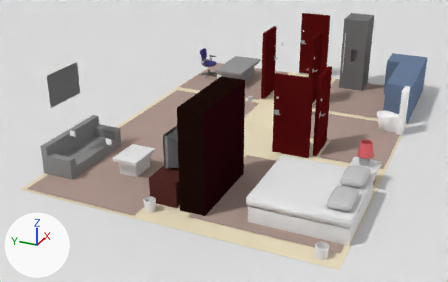
What one commit did to the Blender file app/blender/evening.blend.
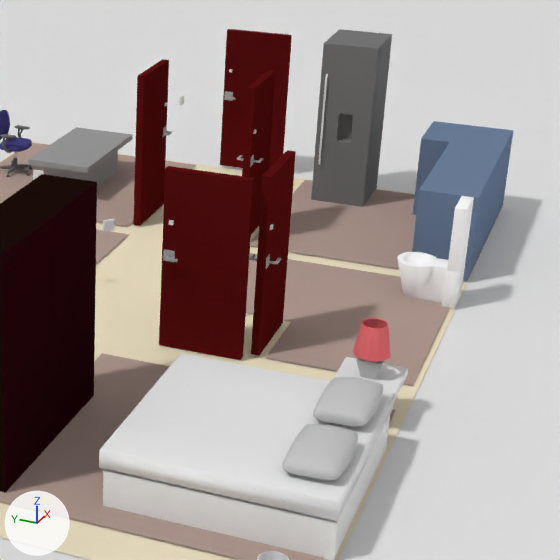
Each version is shown whole from a 50 mm camera at (-13.9, -5.32, 6.49) aimed at (-0.76, 0.6, -0.07), then close up on the part from 45% to 100% of the width and 0% to 87% of the height. The lights are fixed; the arrows at lower left show +X, +Y and +Z.

Before the edit, the objects in view are built like this:
```python
me_cube_022 = bpy.data.meshes.new('Cube.022')
me_cube_022.from_pydata(...)  # 61 vertices, 57 faces; spans x -0.38..0.33, y -0.14..0.54, z -1.01..1.15
me_cube_022.materials.append(mat_frigo)  # grey #777777
me_plane_003 = bpy.data.meshes.new('Plane.003')
me_plane_003.from_pydata([(-1.0, -1.0, 0.0), (1.0, -1.0, 0.0), (-1.0, 1.0, 0.0), (1.0, 1.0, 0.0)], [], [(0, 1, 3, 2)])
me_plane_009 = bpy.data.meshes.new('Plane.009')
me_plane_009.from_pydata([(-1.0, -1.0, 0.0), (1.0, -1.0, 0.0), (-1.0, 1.0, 0.0), (1.0, 1.0, 0.0)], [], [(0, 1, 3, 2)])
me_plane_009.materials.append(mat_carpet)  # beige #b19a91
ob_fridge = bpy.data.objects.new('fridge', me_cube_022)
ob_fridge.location = (4.44, -1.47, 1.01)
ob_fridge.rotation_euler = (0.0, 0.0, -1.571)  # degrees (0, 0, -90)
ob_ground = bpy.data.objects.new('ground', me_plane_003)
ob_ground.location = (0.0, 0.0, -0.01)
ob_ground.scale = (30.0, 30.0, 30.0)
ob_kitchencarpet = bpy.data.objects.new('kitchenCarpet', me_plane_009)
ob_kitchencarpet.location = (3.53, -2.13, 0.02)
ob_kitchencarpet.scale = (1.38, 1.33, 1.53)
# also in view: 'bedroomDoor' at (-0.96, -1.24, 0.99); 'bathroomCarpet' at (0.53, -2.11, 0.02); 'officeDoor' at (2.69, 0.71, 1.0); 'officeCarpet' at (3.53, 2.12, 0.02); 'bedroom_table' at (-1.67, -3.15, 0.23)
```
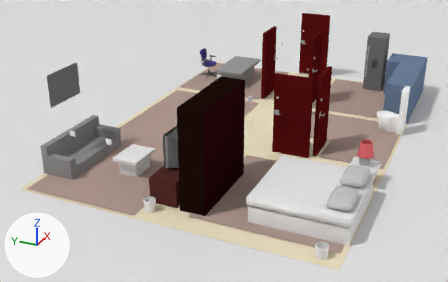
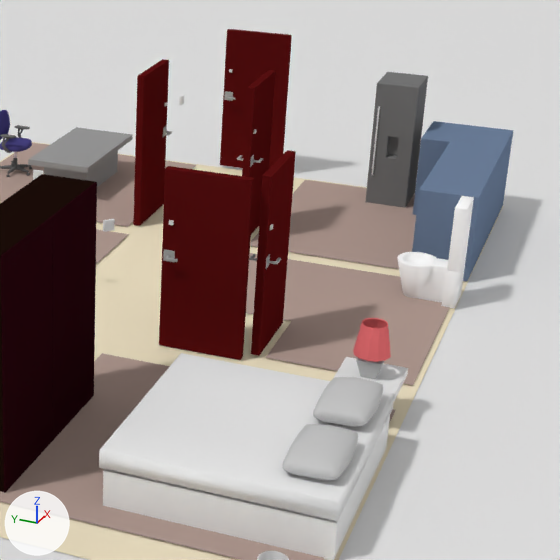
Where the change shows, as pixel boxes (x1, y1, x2, y2) in the close-ups (560 x 560 px):
'fridge_door', moved, rescaled (21% narrower, 24% shorter): before (311, 40, 381, 207); after (365, 81, 420, 208)
'fridge', moved, rescaled (23% narrower, 23% shorter): before (328, 29, 392, 203); after (379, 72, 428, 205)

What the commit changed:
Object 'fridge' (ob_fridge) moves from (4.44, -1.47, 1.01) to (4.56, -2.08, 0.78).
Object 'fridge' (ob_fridge) is rescaled from (1.0, 1.0, 1.0) to (0.761, 0.761, 0.761).
